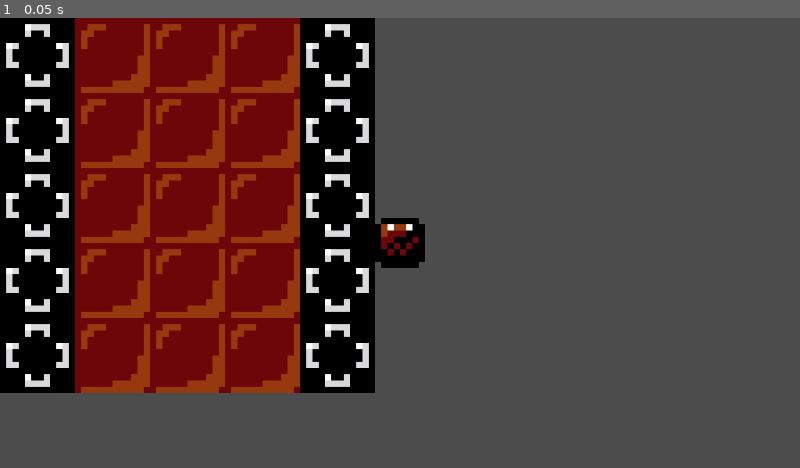
Above: before the commit, frame 1.
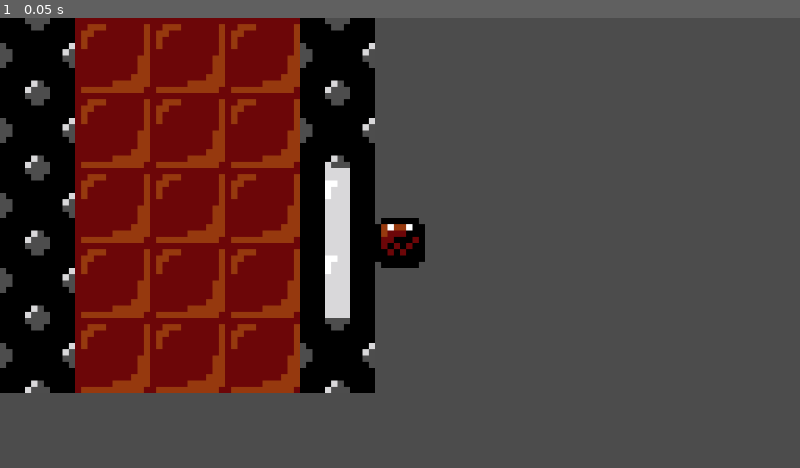
Above: after the commit, the same moment.

Repository: Olimarrex/Inner-Wilds
Game: Godot game, scene res://main.tscn
The game is run twice, just before and just after one commit, with the same random seed, the same clock (stepped at 60 frames per second) and the same inputs.
Inputs:
- Up to frame 1 (0.05 s): no input

The runs differ from the first frame. In frame 1, 4.5% of the frame differs, in the area x 0-47%, y 0-84%.

Commit message:
Walls and Tentacle anim

Diff:
--- a/Scenes/map.tscn
+++ b/Scenes/map.tscn
@@ -1,7 +1,8 @@
-[gd_scene load_steps=4 format=2]
+[gd_scene load_steps=5 format=2]
 
 [ext_resource path="res://Sprites/TileWall.png" type="Texture" id=1]
 [ext_resource path="res://Sprites/Tile.png" type="Texture" id=2]
+[ext_resource path="res://Sprites/TileWindow.png" type="Texture" id=3]
 
 [sub_resource type="TileSet" id=1]
 0/name = "Tile.png 0"
@@ -32,6 +33,20 @@
 1/shape_one_way_margin = 0.0
 1/shapes = [  ]
 1/z_index = 0
+2/name = "TileWindow.png 2"
+2/texture = ExtResource( 3 )
+2/tex_offset = Vector2( 0, 0 )
+2/modulate = Color( 1, 1, 1, 1 )
+2/region = Rect2( 0, 0, 12, 12 )
+2/tile_mode = 0
+2/occluder_offset = Vector2( 0, 0 )
+2/navigation_offset = Vector2( 0, 0 )
+2/shape_offset = Vector2( 0, 0 )
+2/shape_transform = Transform2D( 1, 0, 0, 1, 0, 0 )
+2/shape_one_way = false
+2/shape_one_way_margin = 0.0
+2/shapes = [  ]
+2/z_index = 0
 
 [node name="map" type="Node2D"]
 
@@ -40,4 +55,4 @@
 tile_set = SubResource( 1 )
 cell_size = Vector2( 12, 12 )
 format = 1
-tile_data = PoolIntArray( 0, 1, 0, 1, 0, 0, 2, 0, 0, 3, 0, 0 …(100 unchanged characters)…  0, 131074, 0, 0, 131075, 0, 0, 131076, 1, 0, 196608, 1, 0, 196609, 0, 0, 196610, 0, 0, 196611, 0, 0, 196612, 1, 0, 262144, 1, 0, 262145, 0, 0, 262146, 0, 0, 262147, 0, 0, 262148, 1, 0 )
+tile_data = PoolIntArray( 0, 1, 0, 1, 0, 0, 2, 0, 0, 3, 0, 0 …(100 unchanged characters)…  0, 131074, 0, 0, 131075, 0, 0, 131076, 2, 0, 196608, 1, 0, 196609, 0, 0, 196610, 0, 0, 196611, 0, 0, 196612, 2, 0, 262144, 1, 0, 262145, 0, 0, 262146, 0, 0, 262147, 0, 0, 262148, 1, 0 )
Binary file added: Sprites/TentacleAnimated.png
Not shown, added: Sprites/TentacleAnimated.png.import
Binary file changed: Sprites/TileWall.png
Binary file added: Sprites/TileWindow.png
Not shown, added: Sprites/TileWindow.png.import
